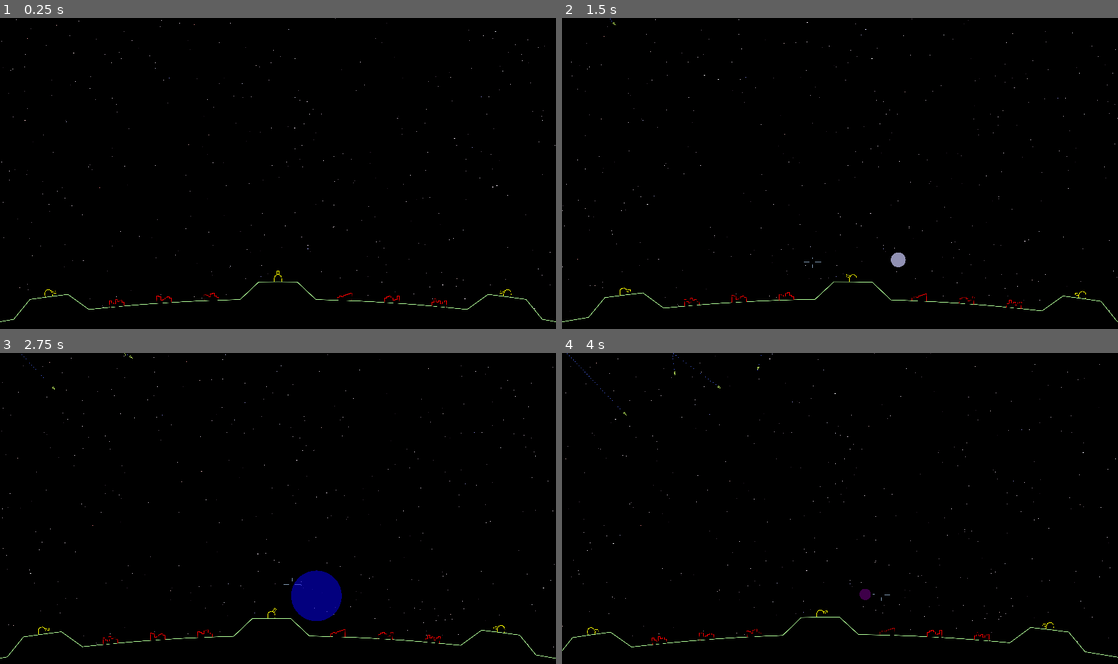
Above: before the commit, frames 1-4 (two rows, left to right).
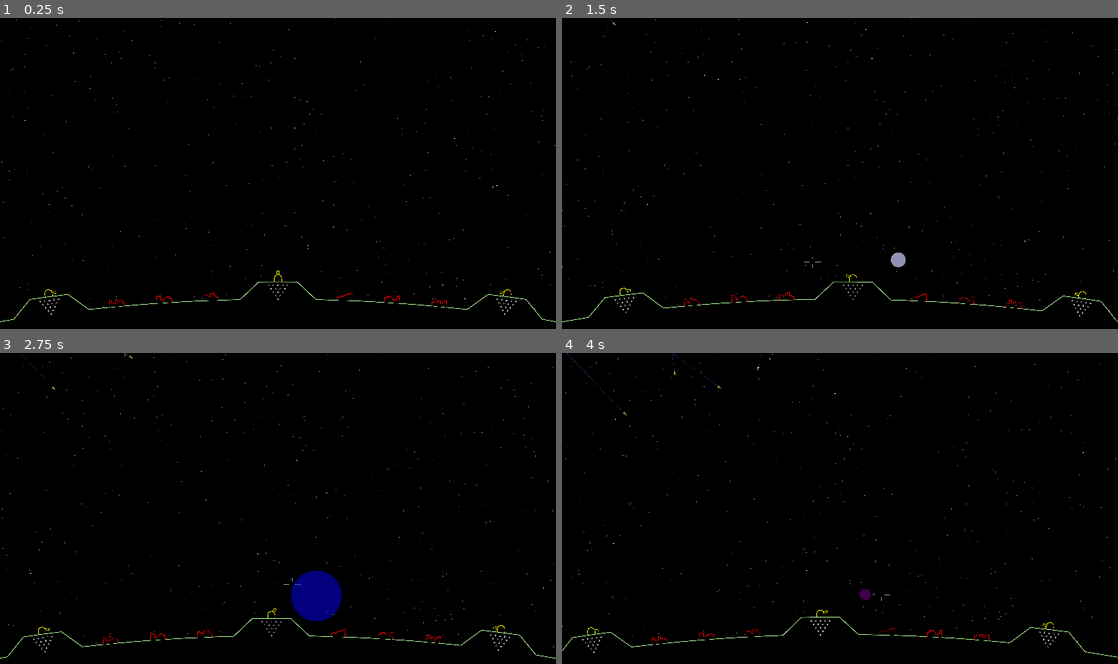
Above: after the commit, the same moments.

Repository: tartley/missile-commander
Game: Godot game, scene res://src/main/main.tscn
Two runs of this game, one before a commit and one after it. Both use one fixed random seed, a clock stepped at 60 frames per second and the inputs below.
Inputs (mouse positions are in pixels of both pictures, inside the frame that each line leads up to):
- Up to frame 1 (0.25 s): no input
- Up to frame 2 (1.5 s): tap Enter at 0.5 s; move the mouse to (867, 173) at 0.52 s; hold W from 0.53 s (still down); move the mouse to (812, 176) at 1.27 s
- Up to frame 3 (2.75 s): keep holding W; move the mouse to (289, 502) at 2.02 s
- Up to frame 4 (4 s): keep holding W; move the mouse to (834, 514) at 2.77 s; move the mouse to (878, 511) at 3.52 s

The runs differ from the first frame. In frame 1, less than 0.1% of the frame differs, in the area x 7-93%, y 85-96%; in frame 2, less than 0.1%; in frame 3, less than 0.1%; in frame 4, less than 0.1%, in the area x 3-90%, y 85-97%.

Commit message:
Draw ammo under each base
(doesn't yet decrement with shots)

Diff:
--- /dev/null
+++ b/src/base/ammo.gd
@@ -0,0 +1,47 @@
+extends Node2D
+
+const SIZE := 8.0
+const FORE := Color.GRAY
+
+var count := 15
+
+func get_verts() -> Array[Vector2]:
+    """A single triangle pointing along +y"""
+    return [
+        Vector2(0, SIZE/2),
+        Vector2(-SIZE/2, -SIZE/2),
+        Vector2(+SIZE/2, -SIZE/2),
+        Vector2(0, SIZE/2),
+    ]
+
+func offset_verts(offset, verts):
+    var result:Array[Vector2] = []
+    for v in verts:
+        result.append(v + offset)
+    return result
+
+func get_offset(index:int) -> Vector2:
+    """Convert an ammo index (0-15), return the co-ordinates that ammo should be drawn at below it's base"""
+    assert(0 <= index and index <= 14, "Ammo.get_offset index {0} out of range".format([index]))
+    var x:int
+    var y:int
+    if index >= 14:
+        y = -5
+        x = 0
+    elif index >= 12:
+        y = -4
+        x = index * 2 - 25
+    elif index >= 9:
+        y = -3
+        x = index * 2 - 20
+    elif index >= 5:
+        y = -2
+        x = index * 2 - 13
+    else:
+        y = -1
+        x = index * 2 - 4
+    return Vector2(x * SIZE * 2, y * SIZE * 3)
+
+func _draw():
+    for i in range(self.count):
+        draw_polyline(offset_verts(get_offset(i), get_verts()), FORE, 3.0)
--- a/src/base/base.tscn
+++ b/src/base/base.tscn
@@ -1,7 +1,8 @@
-[gd_scene load_steps=3 format=3 uid="uid://dh411srqe5v"]
+[gd_scene load_steps=4 format=3 uid="uid://dh411srqe5v"]
 
 [ext_resource type="Script" path="res://src/base/base.gd" id="1_ekid4"]
 [ext_resource type="Script" path="res://src/base/turret.gd" id="2_e228c"]
+[ext_resource type="Script" path="res://src/base/ammo.gd" id="3_n16xh"]
 
 [node name="Base" type="Node2D"]
 script = ExtResource("1_ekid4")
@@ -9,3 +10,7 @@
 [node name="Turret" type="Node2D" parent="."]
 show_behind_parent = true
 script = ExtResource("2_e228c")
+
+[node name="Ammo" type="Node2D" parent="."]
+z_index = 1
+script = ExtResource("3_n16xh")
